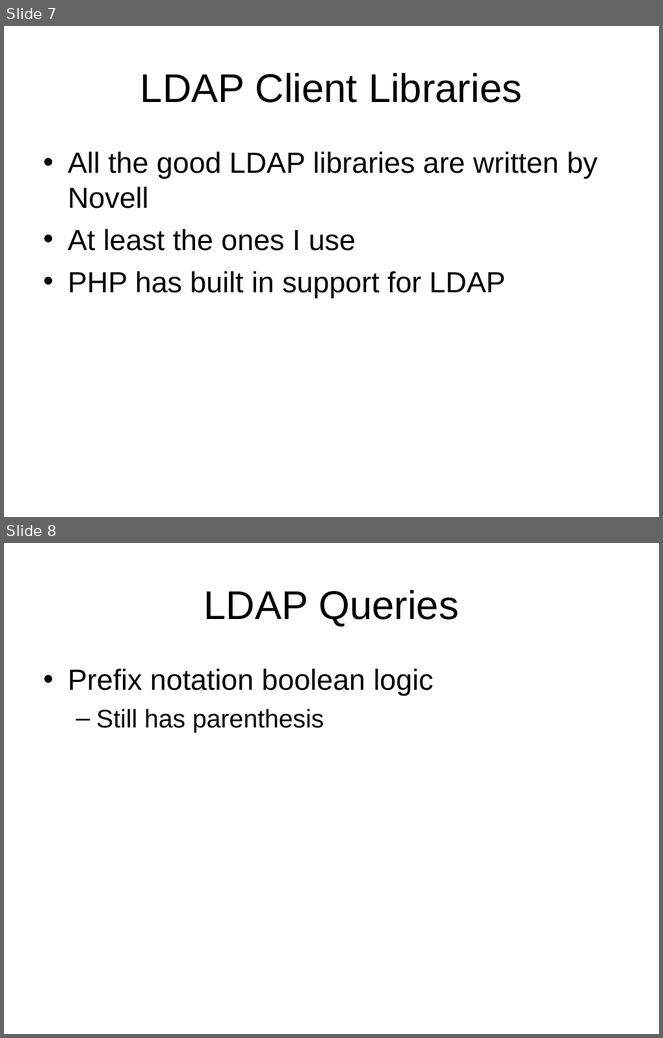
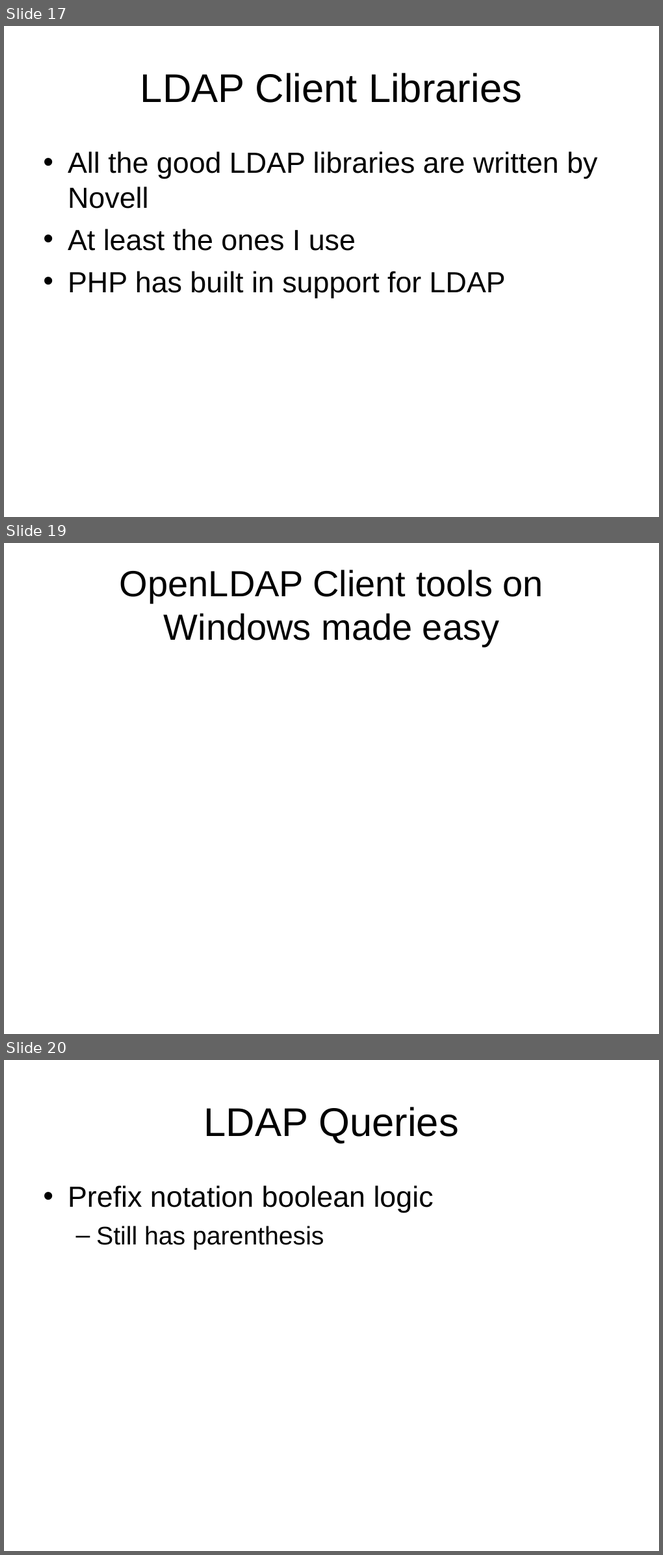
Before and after one commit to LIPHP/LDAP-Talk, a slide deck: Docs/LIPHP-Using LDAP with PHP.ppt. Shown one above the other, each under a label of ours: slides 7 and 8 before the commit, slides 17, 19 and 20 after it; the slides between them are not shown. The pictures are 663x1038 and 663x1555 pixels, drawn with LibreOffice and Linux fonts; fonts in the diff are those of the drawing. Boxes give left, top, right and bottom in pixels: in the first picture for what was removed or moved away, otherwise in the second. Text is boxed around its words. In the diff, an @@ line names an element or a change of style, - is before the commit and + after.

```diff
--- a/Docs/LIPHP-Using LDAP with PHP.ppt
+++ b/Docs/LIPHP-Using LDAP with PHP.ppt
@@ slide 19 added at (4, 543, 659, 1034), background #FFFFFF @@
@@ title added at (120, 570, 544, 646), 40 pt, text #000000 @@
+OpenLDAP Client tools on Windows made easy
@@ what was slide 7 is now slide 17 @@
@@ what was slide 8 is now slide 20 @@
```
Also in this commit, not shown: 11 other slides added.
